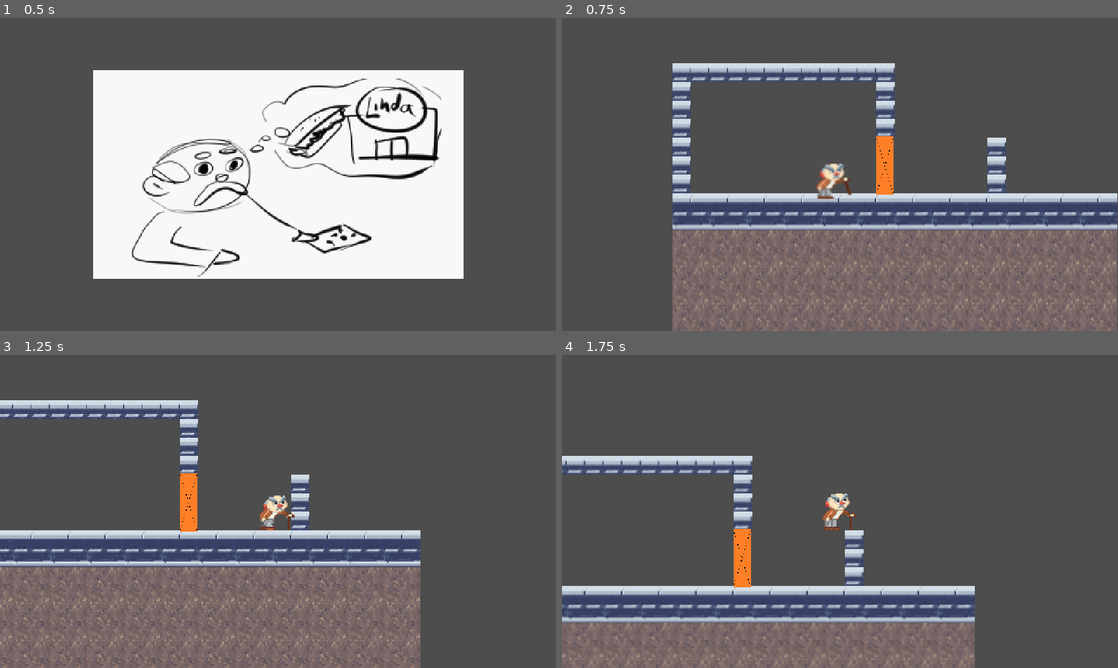
Above: before the commit, frames 1-4 (two rows, left to right).
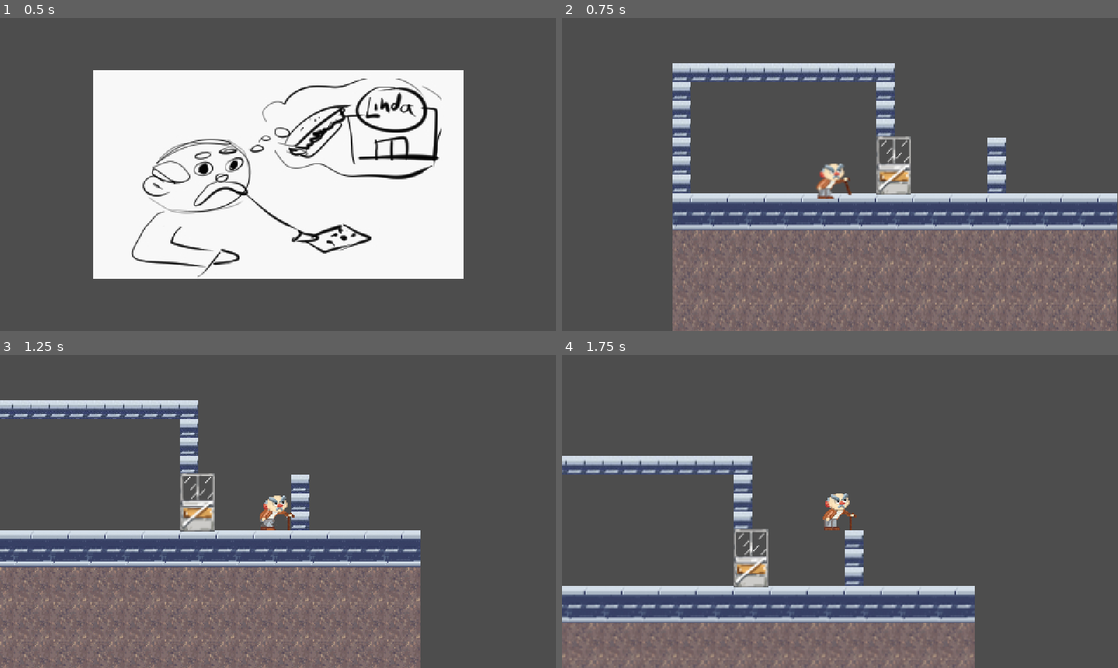
Above: after the commit, the same moments.

Repository: cane122/DedaGame
Game: Godot game, scene res://Opening/opening.tscn
Two runs of this game, one before a commit and one after it. Both use one fixed random seed, a clock stepped at 60 frames per second and the inputs below.
Inputs:
- Up to frame 1 (0.5 s): no input
- Up to frame 2 (0.75 s): tap Enter (ui_accept) at 0.5 s; hold D (move_right) from 0.53 s (still down); tap F (attack) at 0.6 s
- Up to frame 3 (1.25 s): keep holding D (move_right); tap Space (jump) at 0.77 s
- Up to frame 4 (1.75 s): keep holding D (move_right); tap F (attack) at 1.35 s; tap Space (jump) at 1.52 s

Frame 1 is identical in both runs. In frame 2, 1.0% of the frame differs, in the area x 56-63%, y 37-57%; in frame 3, 1.0%, in the area x 32-39%, y 37-57%; in frame 4, 1.0%.

Commit message:
VERZIJA STO RADI

Diff:
--- a/Objects/Door.gd
+++ b/Objects/Door.gd
@@ -25,6 +25,7 @@
 
 	# Change the texture to the opened door texture
 	sprite.texture = load("res://Resources/openedDoor.png")
+	sprite.translate(Vector2(8 , 0))
 
 	call_deferred("_disable_collision")
 
--- a/Objects/Vrata.tscn
+++ b/Objects/Vrata.tscn
@@ -1,7 +1,7 @@
 [gd_scene load_steps=4 format=3 uid="uid://nmqb02ph0gjd"]
 
 [ext_resource type="Script" path="res://Objects/Door.gd" id="1_2yxgx"]
-[ext_resource type="Texture2D" uid="uid://dw6mwfxgei8jf" path="res://Resources/jones.png" id="1_0126h"]
+[ext_resource type="Texture2D" uid="uid://c3pfh06uq6asm" path="res://Resources/closedDoor.png" id="2_t4my5"]
 
 [sub_resource type="RectangleShape2D" id="RectangleShape2D_ofnmm"]
 size = Vector2(15, 50)
@@ -12,9 +12,9 @@
 script = ExtResource("1_2yxgx")
 
 [node name="Sprite2D" type="Sprite2D" parent="door"]
-position = Vector2(8.50001, 26)
-scale = Vector2(0.03, 0.1)
-texture = ExtResource("1_0126h")
+position = Vector2(8.5, 26)
+scale = Vector2(0.9375, 1.04167)
+texture = ExtResource("2_t4my5")
 
 [node name="CollisionShape2D" type="CollisionShape2D" parent="door"]
 position = Vector2(8.5, 26)
--- a/TileMap/PlatformMapa.tscn
+++ b/TileMap/PlatformMapa.tscn
@@ -41,6 +41,11 @@
 0:1/0/physics_layer_0/polygon_0/points = PackedVector2Array(-8, -8, 8, -8, 8, 8, -8, 8)
 1:1/0 = 0
 1:1/0/physics_layer_0/polygon_0/points = PackedVector2Array(-8, -8, 8, -8, 8, 8, -8, 8)
+
+[sub_resource type="TileSetAtlasSource" id="TileSetAtlasSource_j32q2"]
+0:0/0 = 0
+0:1/0 = 0
+0:2/0 = 0
 
 [sub_resource type="TileSetAtlasSource" id="TileSetAtlasSource_087p0"]
 texture = ExtResource("4_c08y4")
@@ -102,17 +107,18 @@
 sources/4 = SubResource("TileSetAtlasSource_087p0")
 sources/6 = SubResource("TileSetAtlasSource_0jhoh")
 sources/8 = SubResource("TileSetAtlasSource_lnv8r")
+sources/3 = SubResource("TileSetAtlasSource_j32q2")
 
 [node name="PlatformMapa" type="Node2D"]
 
 [node name="TileMapLayer" type="TileMapLayer" parent="."]
 position = Vector2(17, 298)
-tile_map_data = PackedByteArray("AAAEAAEAAgABAAAAAAAEAAIAAgA …(113296 unchanged characters)… AAAEAAABMAR4AAQABAAAAAABMAR8AAQABAAEAAAA=")
+tile_map_data = PackedByteArray("AAAEAAEAAgABAAAAAAAEAAIAAgA …(113296 unchanged characters)… AAAEAAABMAR4AAQABAAAAAABMAR8AAQABAAEAAAAAAP7/AwAAAAAAAAAAAP//AwAAAAEAAAAAAAAAAwAAAAIAAAA=")
 tile_set = SubResource("TileSet_8ykym")
 
 [node name="TileMapLayer2" type="TileMapLayer" parent="."]
 position = Vector2(17, 298)
-tile_map_data = PackedByteArray("AAAEAAEAAgABAAAAAAAEAAIAAgA …(113775 unchanged characters)… AHAAAAAABMARsABgAHAAEAAABMARwABgAHAAIAAAA=")
+tile_map_data = PackedByteArray("AAAEAAEAAgABAAAAAAAEAAIAAgA …(113775 unchanged characters)… AHAAAAAABMARsABgAHAAEAAABMARwABgAHAAIAAABIARwABgADAAIAAAA=")
 tile_set = SubResource("TileSet_8ykym")
 
 [node name="TileMapLayer3" type="TileMapLayer" parent="."]
--- a/node_2d.tscn
+++ b/node_2d.tscn
@@ -50,9 +50,9 @@
 position = Vector2(5648, 558)
 
 [node name="CollisionShape2D" type="CollisionShape2D" parent="WinArea"]
-position = Vector2(-34.5, -4.5)
+position = Vector2(-34, -4.5)
 shape = SubResource("RectangleShape2D_xg5yq")
 
 [connection signal="area_entered" from="Instakill" to="." method="_on_instakill_area_entered"]
 [connection signal="body_entered" from="Instakill" to="." method="_on_instakill_body_entered"]
-[connection signal="area_entered" from="WinArea" to="." method="_on_win_area_area_entered"]
+[connection signal="body_entered" from="WinArea" to="." method="_on_win_area_body_entered"]
--- a/worldScript.gd
+++ b/worldScript.gd
@@ -13,10 +13,11 @@
 func lower_anger(amount : int):
 	anger -= amount
 
-func _on_win_area_area_entered(area: Area2D) -> void:
-	get_tree().change_scene_to_file("res://Opening/opening.tscn")
-
-
 func _on_instakill_body_entered(body: Node2D) -> void:
 	if body.is_in_group("player"):
 		get_tree().change_scene_to_file("res://Opening/opening.tscn")
+
+
+func _on_win_area_body_entered(body: Node2D) -> void:
+	if body.is_in_group("player"):
+		get_tree().change_scene_to_file("res://Opening/opening.tscn")
Binary file changed: Resources/closedDoor.png
Binary file changed: Resources/openedDoor.png
Not shown, changed: Resources/openedDoor.png.import
Not shown: 1 places in TileMap/PlatformMapa.tscn that only renumber resources
